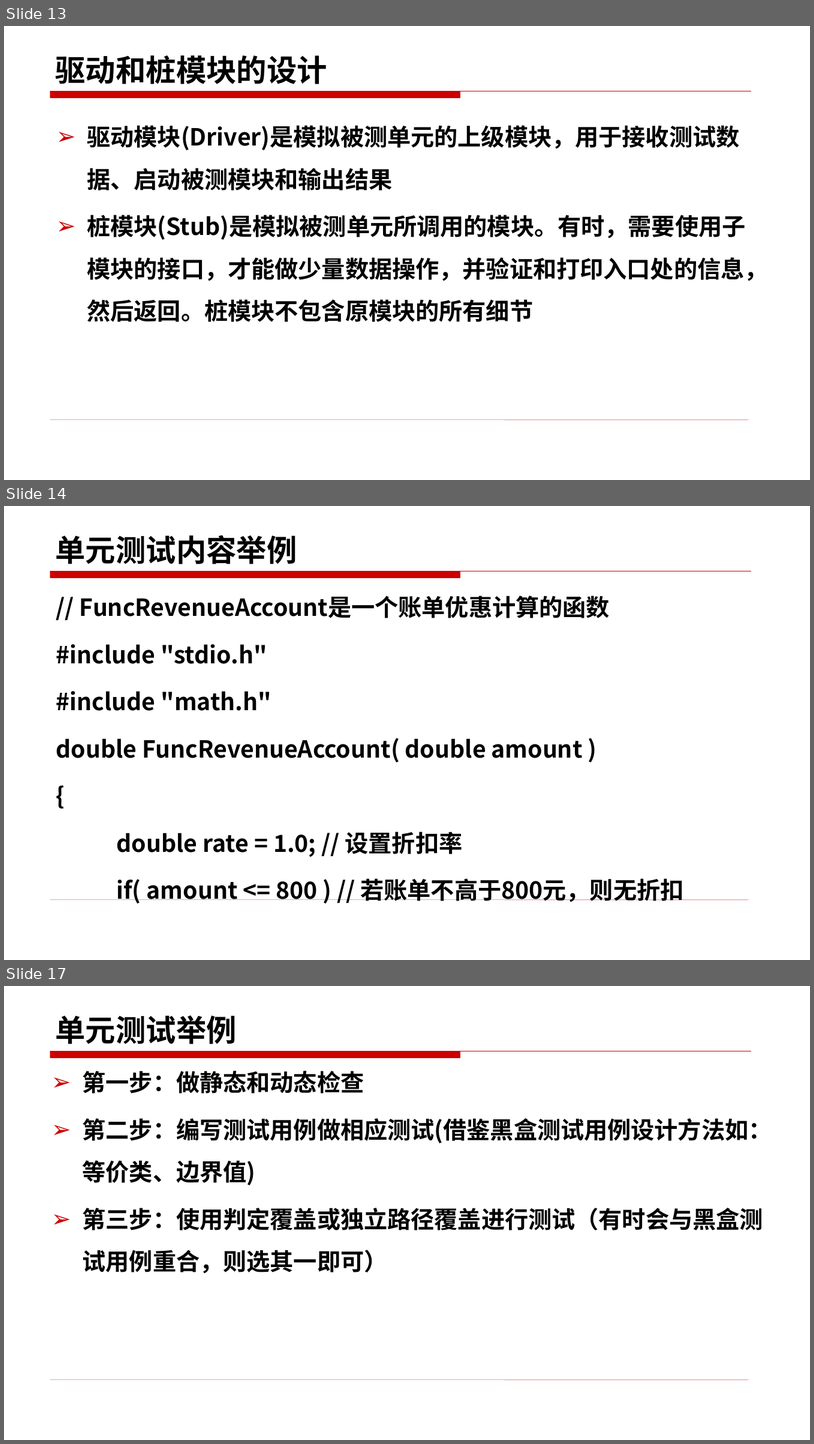
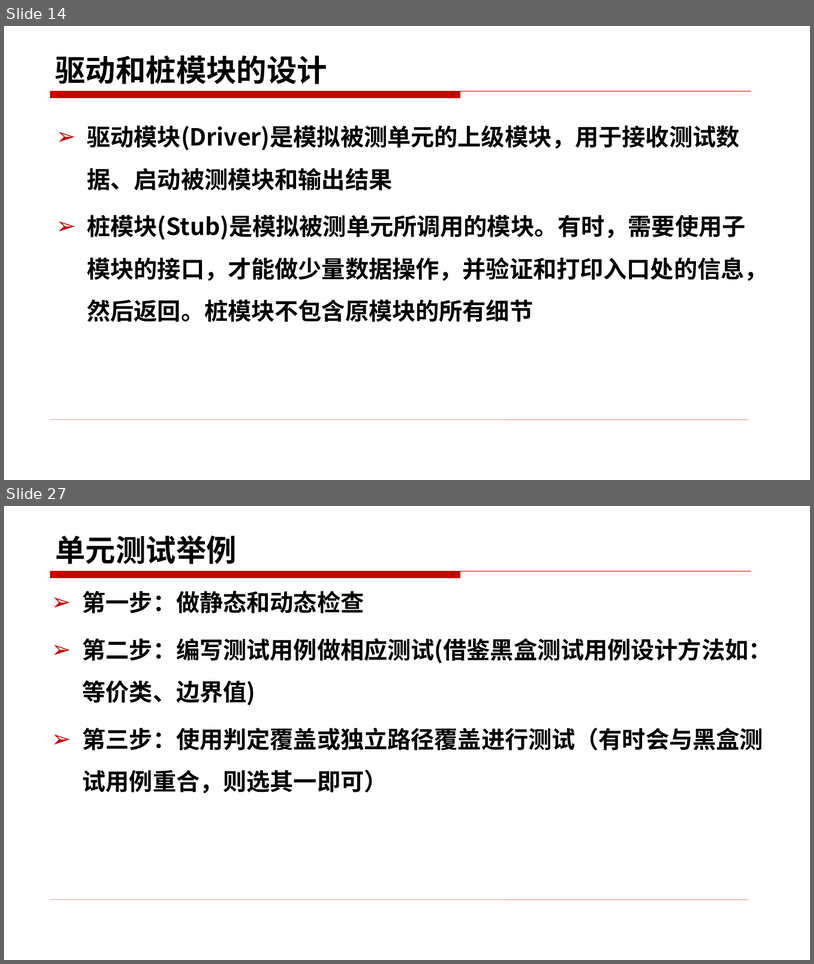
Before and after one commit to edu2act/course-foundation-software-tesing, a slide deck: materials/slides/7.pptx. Shown one above the other, each under a label of ours: slides 13, 14 and 17 before the commit, slides 14 and 27 after it; the slides between them are not shown. The pictures are 814x1444 and 814x964 pixels, drawn with LibreOffice and Linux fonts; fonts in the diff are those of the drawing. Boxes give left, top, right and bottom in pixels: in the first picture for what was removed or moved away, otherwise in the second. Text is boxed around its words. In the diff, an @@ line names an element or a change of style, - is before the commit and + after.

```diff
--- a/materials/slides/7.pptx
+++ b/materials/slides/7.pptx
@@ slide 14 removed at bbox=[4, 506, 810, 960], background #FFFFFF; not listed: 2 template elements that a slide beside it also shows @@
@@ title removed at bbox=[56, 535, 297, 564] @@
-单元测试内容举例
@@ text removed at bbox=[56, 595, 684, 903] @@
-// FuncRevenueAccount是一个账单优惠计算的函数
-#include "stdio.h"
-#include "math.h"
-double FuncRevenueAccount( double amount )
-{
-double rate = 1.0; // 设置折扣率
-if( amount <= 800 ) // 若账单不高于800元，则无折扣
@@ what was slide 13 is now slide 14 @@
@@ what was slide 17 is now slide 27 @@
```
Also in this commit, not shown: 9 slides changed, 11 slides added, 4 other files.
